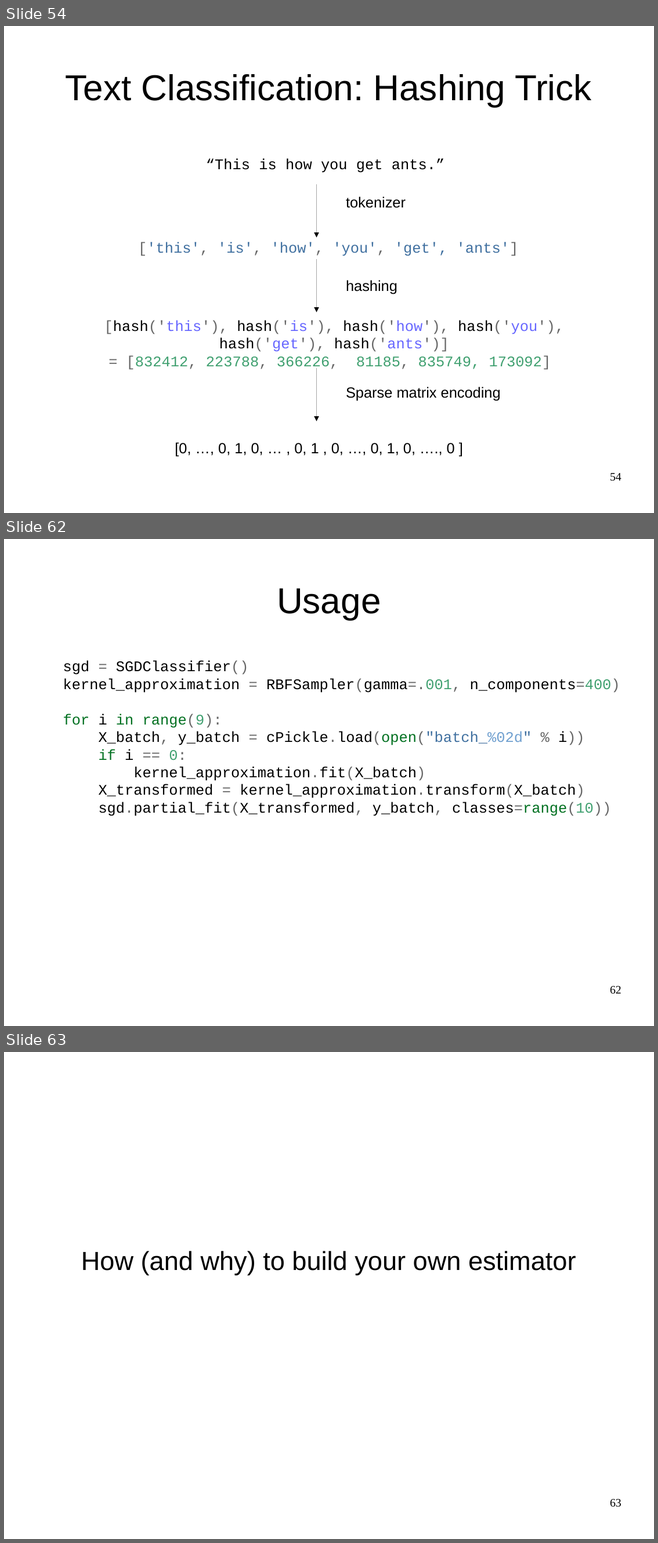
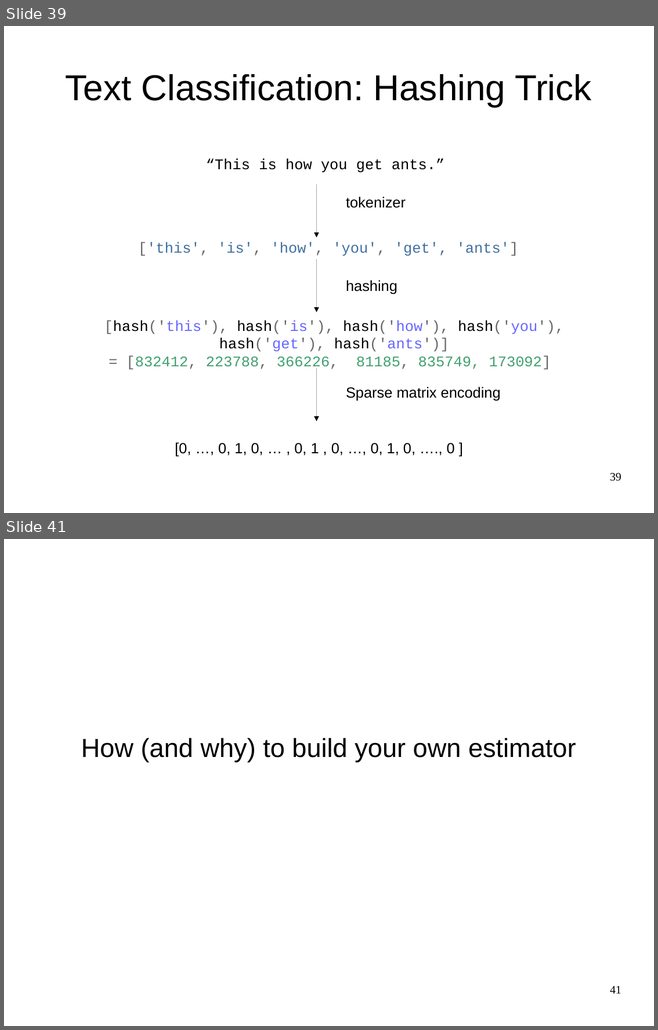
Before and after one commit to amueller/advanced-sklearn-boston-nlp-2016, a slide deck: advanced-sklearn-boston-nlp-2016.odp. Shown one above the other, each under a label of ours: slides 54, 62 and 63 before the commit, slides 39 and 41 after it; the slides between them are not shown. The pictures are 658x1543 and 658x1030 pixels, drawn with LibreOffice and Linux fonts; fonts in the diff are those of the drawing. Boxes give left, top, right and bottom in pixels: in the first picture for what was removed or moved away, otherwise in the second. Text is boxed around its words. In the diff, an @@ line names an element or a change of style, - is before the commit and + after.

```diff
--- a/advanced-sklearn-boston-nlp-2016.odp
+++ b/advanced-sklearn-boston-nlp-2016.odp
@@ slide 62 removed at <box>4,539,654,1026</box>, background #FFFFFF @@
@@ title removed at <box>277,588,380,620</box> @@
-Usage
@@ text removed at <box>63,660,620,816</box> @@
-sgd = SGDClassifier()
-kernel_approximation = RBFSampler(gamma=.001, n_components=400)
-for i in range(9):
-X_batch, y_batch = cPickle.load(open("batch_%02d" % i))
-if i == 0:
-kernel_approximation.fit(X_batch)
-X_transformed = kernel_approximation.transform(X_batch)
-sgd.partial_fit(X_transformed, y_batch, classes=range(10))
@@ page number removed at <box>610,986,621,994</box> @@
-62
@@ what was slide 54 is now slide 39 @@
@@ page number at <box>610,473,621,481</box>: text changed @@
-54
+39
@@ what was slide 63 is now slide 41 @@
@@ page number at <box>610,986,621,994</box>: text changed @@
-63
+41
```
Also in this commit, not shown: 4 slides changed, 1 slide added, 24 other slides removed, 2 other files.
